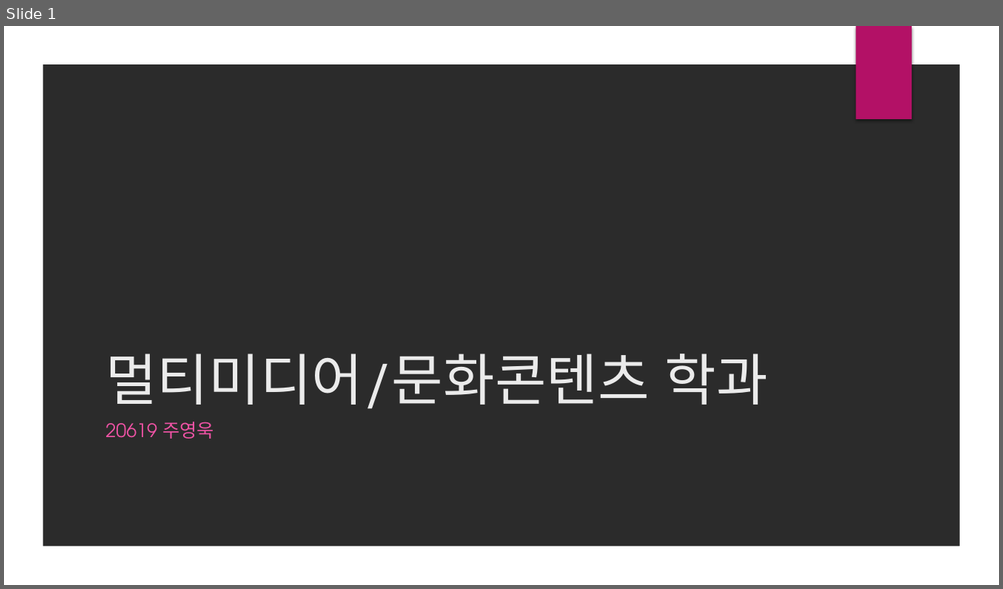
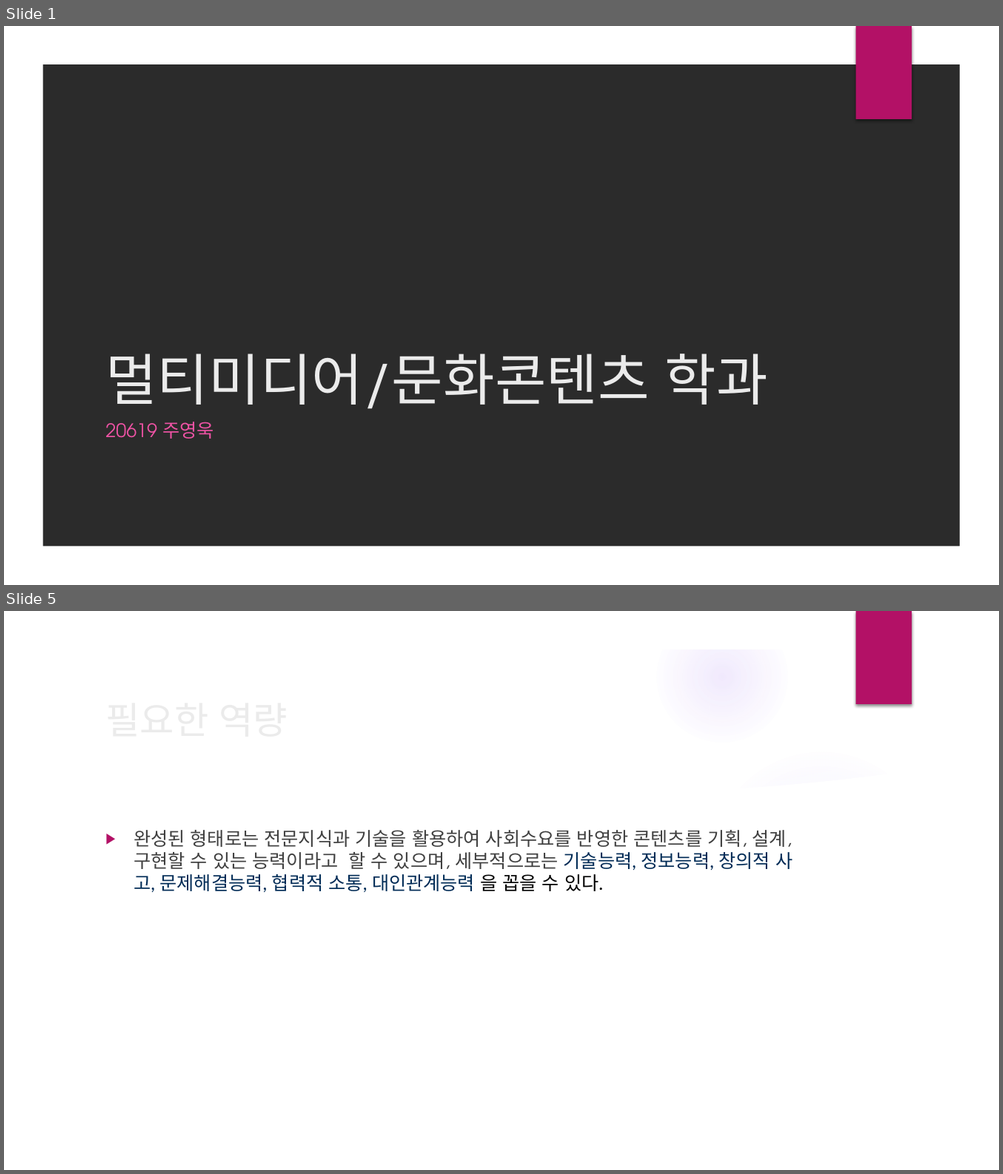
Before and after one commit to realette/back_up_files, a slide deck: 진로와직업 수행평가 진로 포트폴리오-2학년6반19번 주영욱.pptx. Shown one above the other, each under a label of ours: slide 1 before the commit, slides 1 and 5 after it; the slides between them are not shown. The pictures are 1003x589 and 1003x1174 pixels, drawn with LibreOffice and Linux fonts; fonts in the diff are those of the drawing; background and template pictures are left out; a plain dark background stands for a picture behind light text. Boxes give left, top, right and bottom in pixels: in the first picture for what was removed or moved away, otherwise in the second. Text is boxed around its words. In the diff, an @@ line names an element or a change of style, - is before the commit and + after.

```diff
--- a/진로와직업 수행평가 진로 포트폴리오-2학년6반19번 주영욱.pptx
+++ b/진로와직업 수행평가 진로 포트폴리오-2학년6반19번 주영욱.pptx
@@ slide 5 added at box(4, 611, 999, 1170), background picture (left out); not listed: 2 template elements that a slide beside it also shows @@
@@ group added at box(4, 612, 967, 1170): 5 ellipses, 2 freeform shapes @@
@@ text added at box(134, 830, 792, 893), 18 pt, text #404040 @@
+▶ 완성된 형태로는 전문지식과 기술을 활용하여 사회수요를 반영한 콘텐츠를 기획, 설계, 구현할 수 있는 능력이라고 할 수 있으며, 세부적으로는 기술능력, 정보능력, 창의적 사고, 문제해결능력, 협력적 소통, 대인관계능력 을 꼽을 수 있다.
@@ title added at box(486, 830, 629, 847), 36 pt, text #EBEBEB @@
+필요한 역량
```
Also in this commit, not shown: 2 slides changed, 5 other slides added.
